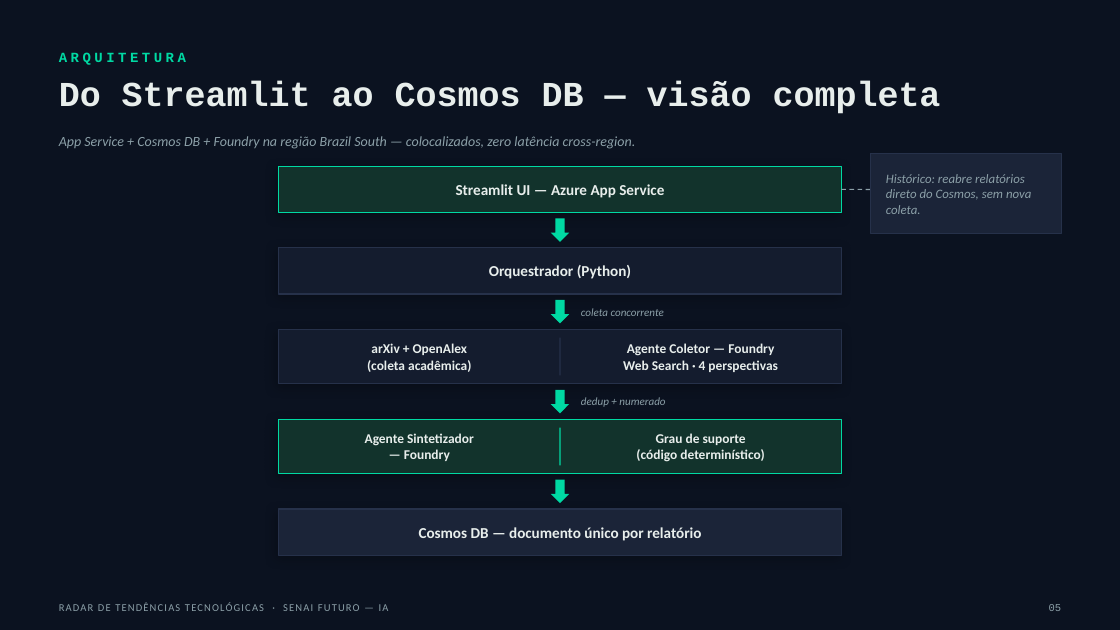
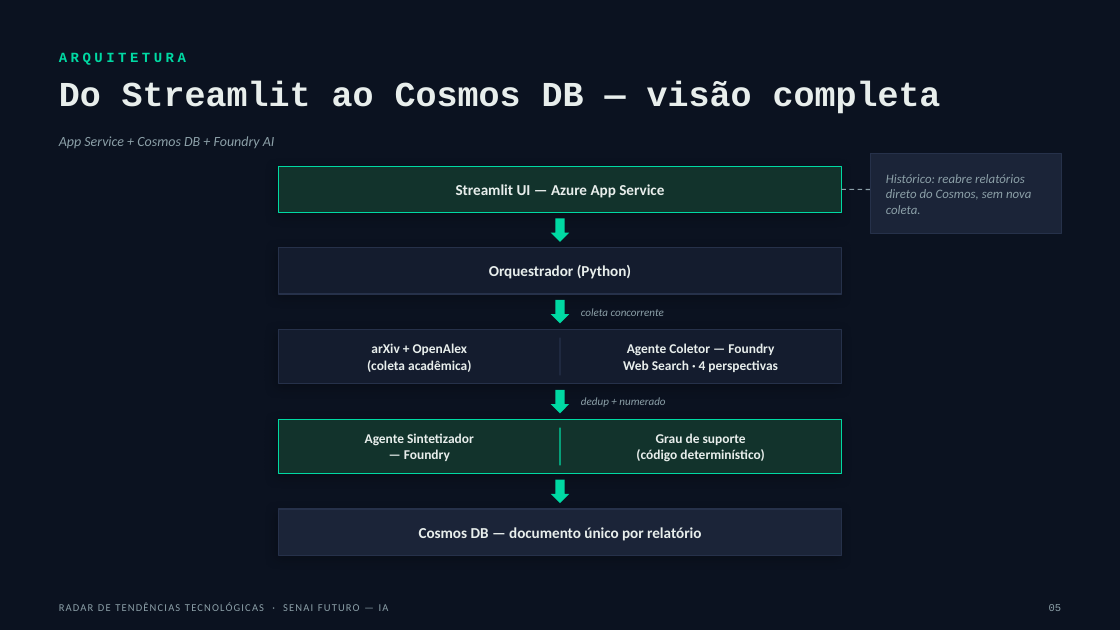
Before and after one commit to Carlosaaajr/radar-tendencias-tecnologicas, a slide deck: slide 5 of docs/apresentacao/radar-tendencias-apresentacao.pptx. Drawn at 1120x630 pixels with LibreOffice and Linux fonts; fonts in the diff are those of the drawing. Boxes give left, top, right and bottom in pixels: in the first picture for what was removed or moved away, otherwise in the second. Text is boxed around its words. In the diff, an @@ line names an element or a change of style, - is before the commit and + after.

```diff
--- a/docs/apresentacao/radar-tendencias-apresentacao.pptx
+++ b/docs/apresentacao/radar-tendencias-apresentacao.pptx
@@ text at box(59, 136, 275, 148): text changed @@
-App Service + Cosmos DB + Foundry na região Brazil South — colocalizados, zero latência cross-region.
+App Service + Cosmos DB + Foundry AI
```
Also in this commit, not shown: 6 other slides changed, 1 other file.
